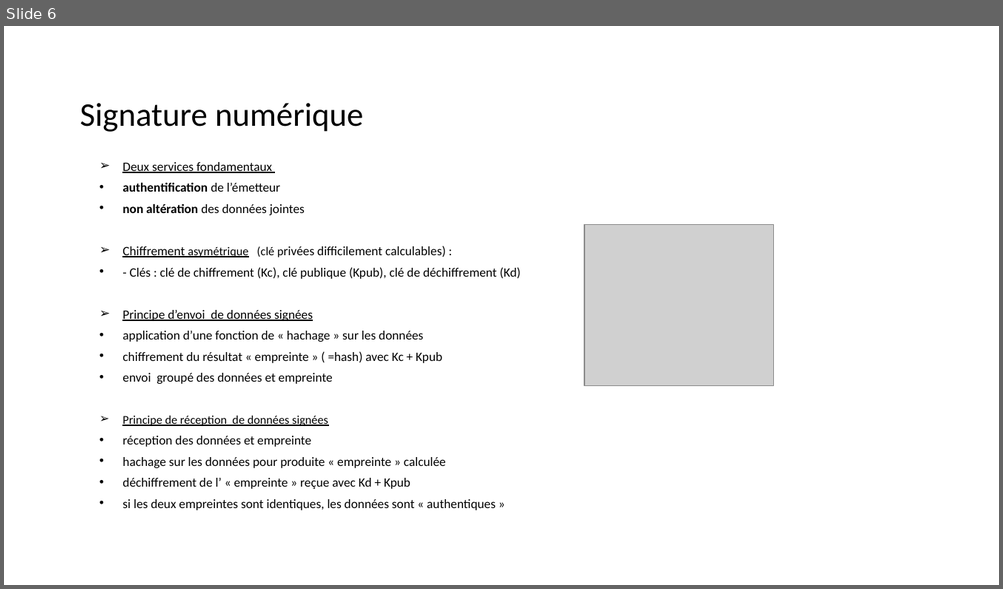
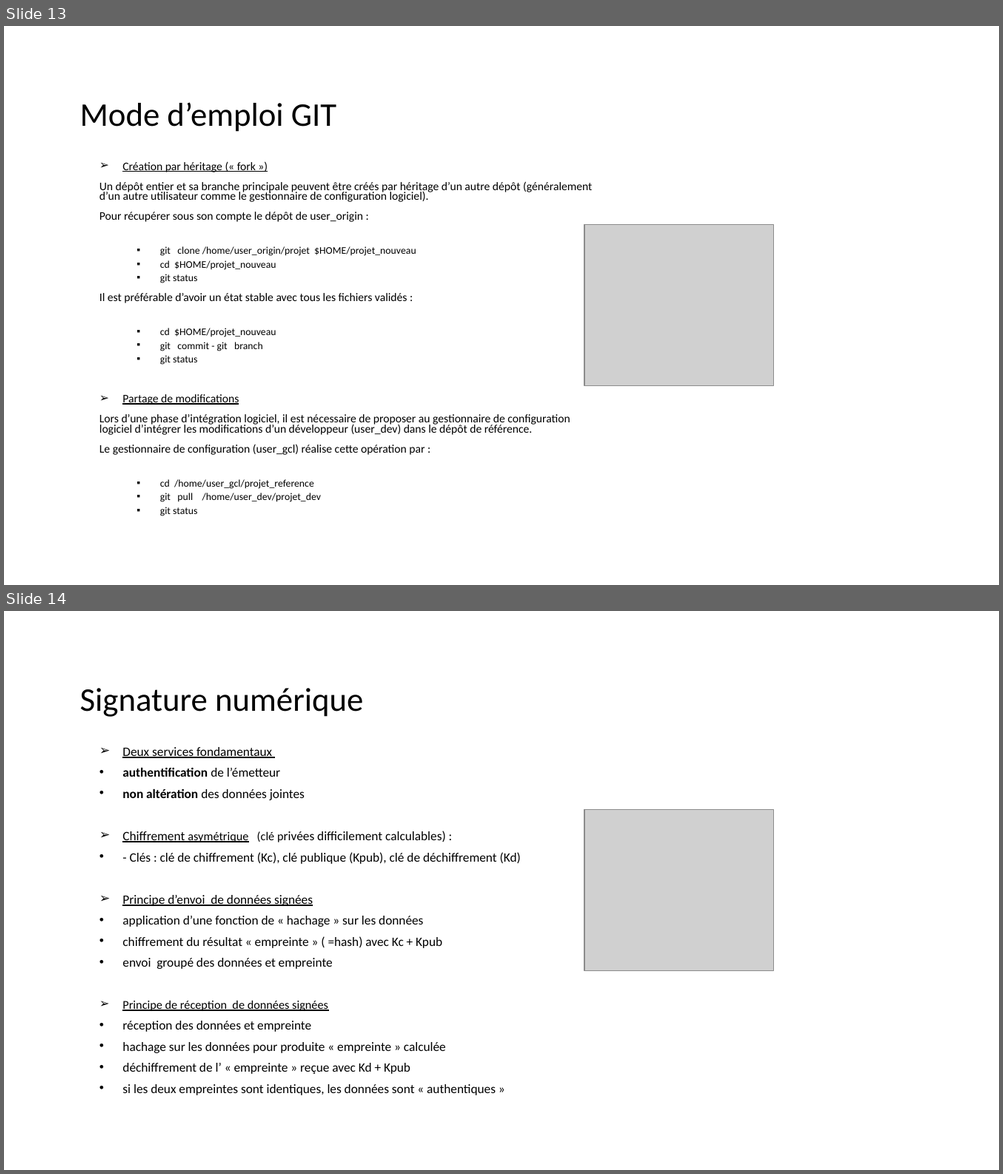
Before and after one commit to dominiquelaurain/fastecdsa, a slide deck: docs/Autoformation_Git.pptx. Shown one above the other, each under a label of ours: slide 6 before the commit, slides 13 and 14 after it. The pictures are 1003x589 and 1003x1174 pixels, drawn with LibreOffice and Linux fonts; fonts in the diff are those of the drawing; grey boxes stand for pictures. Boxes give left, top, right and bottom in pixels: in the first picture for what was removed or moved away, otherwise in the second. Text is boxed around its words. In the diff, an @@ line names an element or a change of style, - is before the commit and + after.

```diff
--- a/docs/Autoformation_Git.pptx
+++ b/docs/Autoformation_Git.pptx
@@ slide 13 added at <box>4,26,999,585</box>, background #FFFFFF @@
@@ title added at <box>80,102,336,132</box>, 32 pt, text #000000 @@
+Mode d’emploi GIT
@@ text added at <box>99,162,592,517</box>, 11.2 pt, text #000000 @@
+➢ Création par héritage (« fork »)
+Un dépôt entier et sa branche principale peuvent être créés par héritage d’un autre dépôt (généralement d’un autre utilisateur comme le gestionnaire de configuration logiciel).
+Pour récupérer sous son compte le dépôt de user_origin :
+  ▪ git clone /home/user_origin/projet $HOME/projet_nouveau
+  ▪ cd $HOME/projet_nouveau
+  ▪ git status
+  Il est préférable d’avoir un état stable avec tous les fichiers validés :
+  ▪ cd $HOME/projet_nouveau
+  ▪ git commit - git branch
+  ▪ git status
+➢ Partage de modifications
+Lors d’une phase d’intégration logiciel, il est nécessaire de proposer au gestionnaire de configuration logiciel d’intégrer les modifications d’un développeur (user_dev) dans le dépôt de référence.
+Le gestionnaire de configuration (user_gcl) réalise cette opération par :
+  ▪ cd /home/user_gcl/projet_reference
+  ▪ git pull /home/user_dev/projet_dev
+  ▪ git status
@@ picture added at <box>584,225,774,386</box> @@
@@ what was slide 6 is now slide 14 @@
```
Also in this commit, not shown: 4 slides changed, 7 other slides added.
